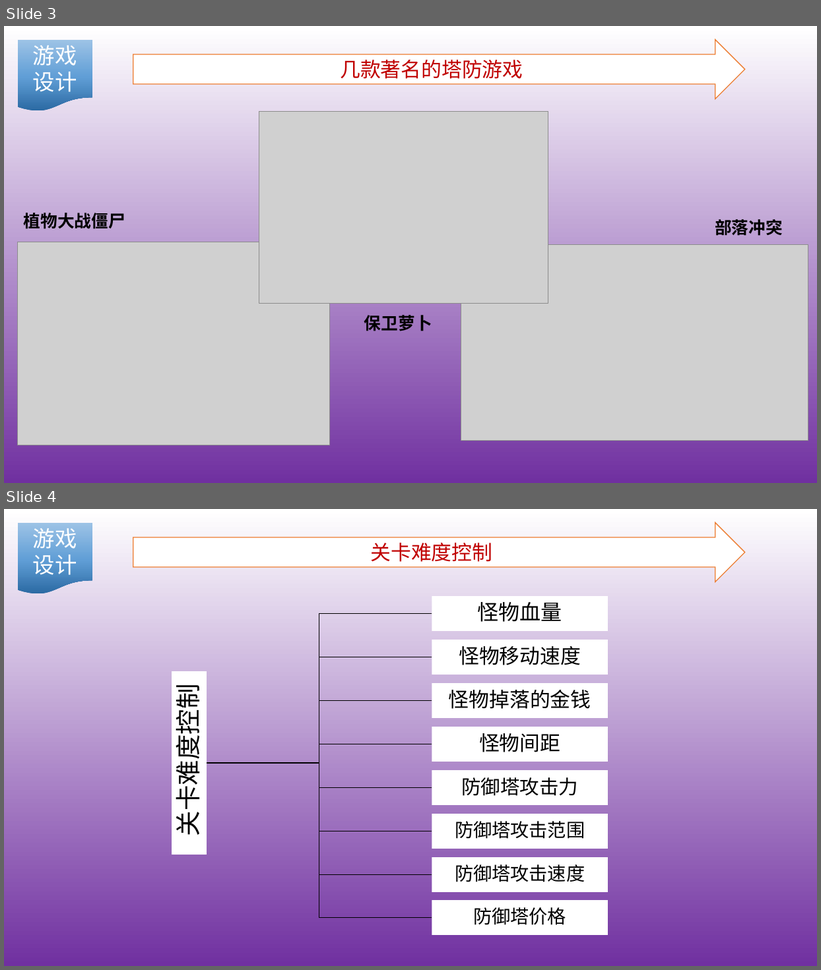
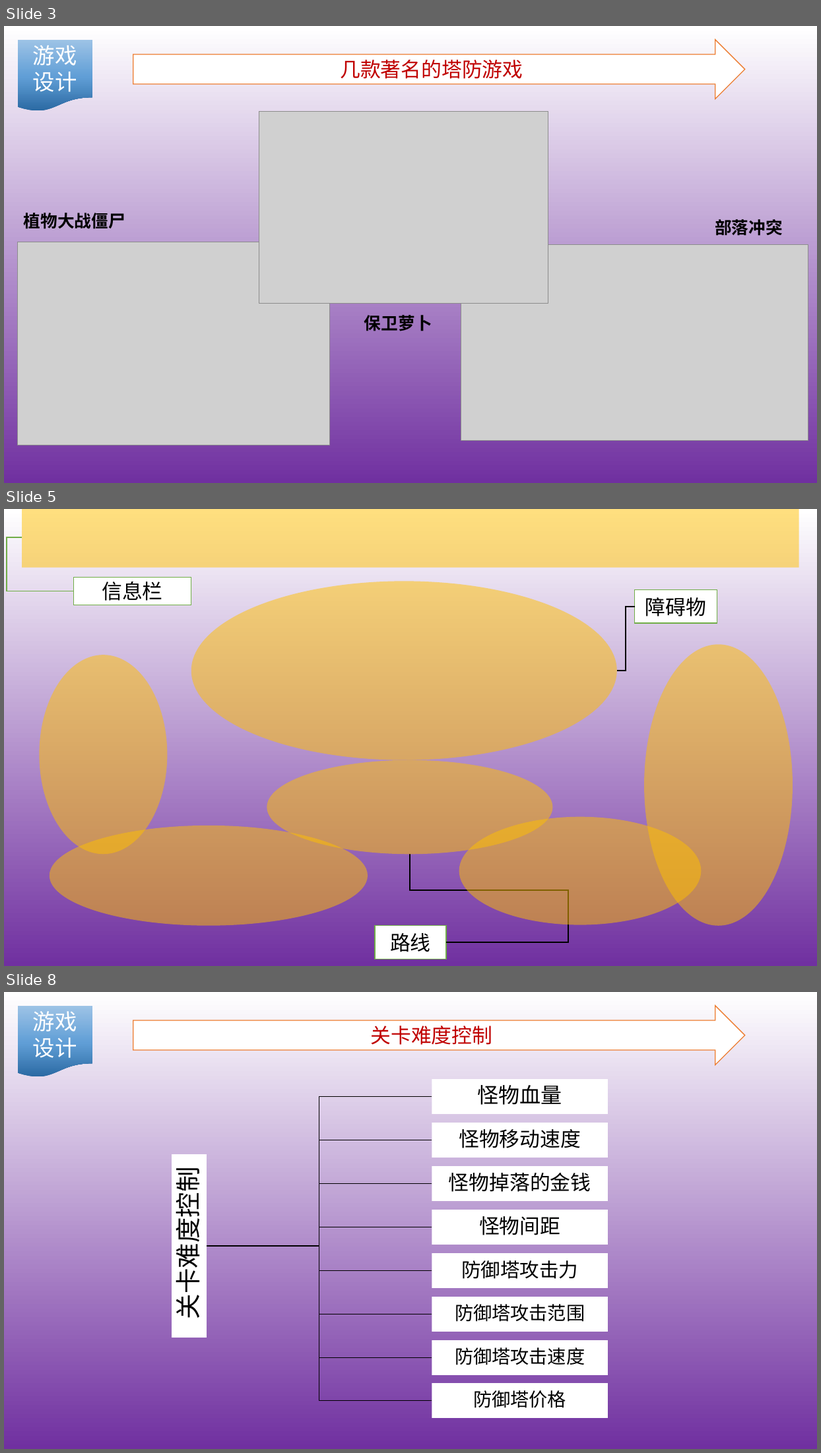
Before and after one commit to SE2017-G01/TowerDefense-game, a slide deck: Introduction/课堂展示/项目需求说明书.pptx. Shown one above the other, each under a label of ours: slides 3 and 4 before the commit, slides 3, 5 and 8 after it; the slides between them are not shown. The pictures are 821x970 and 821x1453 pixels, drawn with LibreOffice and Linux fonts; fonts in the diff are those of the drawing; grey boxes stand for pictures; background and template pictures are left out. Boxes give left, top, right and bottom in pixels: in the first picture for what was removed or moved away, otherwise in the second. Text is boxed around its words. In the diff, an @@ line names an element or a change of style, - is before the commit and + after.

```diff
--- a/Introduction/课堂展示/项目需求说明书.pptx
+++ b/Introduction/课堂展示/项目需求说明书.pptx
@@ slide 5 added at box(4, 509, 817, 966), background picture (left out) @@
@@ rectangle added at box(22, 509, 799, 568), fill #FFC000 at 50% opacity @@
@@ elbow line added from (22, 537) to (73, 591), #70AD47 1.5 pt @@
@@ rectangle added at box(73, 578, 191, 605), fill #FFFFFF, outline #70AD47 1 pt, 24 pt, text #000000 @@
+信息栏
@@ ellipse added at box(191, 581, 617, 760), fill #FFC000 at 50% opacity @@
@@ elbow line added from (617, 671) to (635, 607), #000000 1.5 pt @@
@@ rectangle added at box(635, 590, 717, 624), fill #FFFFFF, outline #70AD47 1 pt, 24 pt, text #000000 @@
+障碍物
@@ ellipse added at box(644, 644, 793, 926), fill #FFC000 at 50% opacity @@
@@ ellipse added at box(40, 655, 168, 854), fill #FFC000 at 50% opacity @@
@@ ellipse added at box(267, 760, 553, 854), fill #FFC000 at 50% opacity @@
@@ ellipse added at box(459, 817, 701, 925), fill #FFC000 at 50% opacity @@
@@ ellipse added at box(49, 826, 368, 925), fill #FFC000 at 50% opacity @@
@@ elbow line added from (411, 854) to (446, 943), #000000 1.5 pt @@
@@ rectangle added at box(375, 926, 446, 960), fill #FFFFFF, outline #70AD47 1 pt, 24 pt, text #000000 @@
+路线
@@ what was slide 4 is now slide 8 @@
```
Also in this commit, not shown: 1 slide changed, 3 other slides added.
